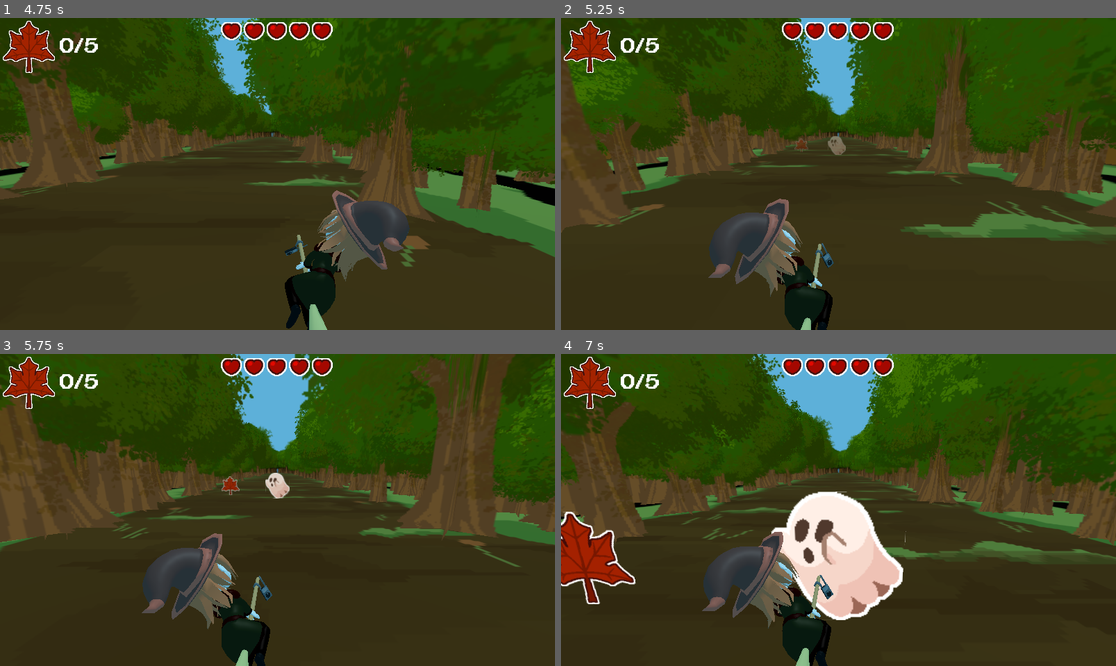
Above: before the commit, frames 1-4 (two rows, left to right).
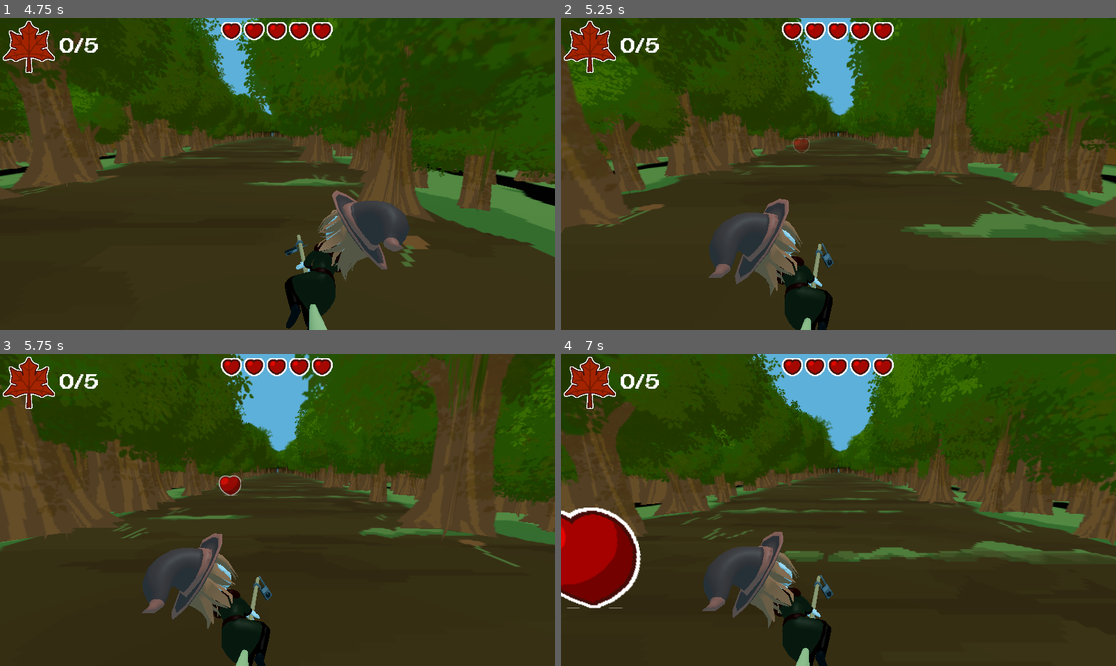
Above: after the commit, the same moments.

Repository: wewewer123/Cozy-Chaos-Fall-2025
Game: Godot game, scene res://scenes/game/GameHolder.tscn
Same seed, same stepped clock (60 frames per second), same inputs: the game is played once before the commit and once after it.
Inputs (mouse positions are in pixels of both pictures, inside the frame that each line leads up to):
- Up to frame 1 (4.75 s): click "start" at 0.5 s; click "start" at 1.25 s; tap Enter at 2 s; move the mouse to (399, 158) at 2.02 s; hold D (right) 2.03-2.78 s; tap T at 2.1, 4.35 s; click (399, 158) at 2.17 s; move the mouse to (166, 189) at 2.77 s; hold A (left) 2.78-3.53 s; tap Y at 2.85 s; move the mouse to (333, 105) at 3.52 s; hold D (right) from 3.53 s (still down); tap Tab at 3.6 s; move the mouse to (249, 236) at 4.27 s; click (249, 236) at 4.42 s
- Up to frame 2 (5.25 s): move the mouse to (1005, 220) at 5.02 s; release D (right) at 5.03 s; hold A (left) from 5.03 s (still down); tap Y at 5.1 s
- Up to frame 3 (5.75 s): keep holding A (left)
- Up to frame 4 (7 s): keep holding A (left); move the mouse to (672, 463) at 5.77 s; tap Tab at 5.85 s; move the mouse to (866, 510) at 6.52 s; tap T at 6.6 s; click (866, 510) at 6.67 s

Frame 1 is identical in both runs. In frame 2, 0.2% of the frame differs, in the area x 41-52%, y 37-44%; in frame 3, 0.5%; in frame 4, 9.8%, in the area x 0-63%, y 44-86%.

Commit message:
Adds Spawner Strategies Pair And Single

Diff:
--- a/scripts/lane_objects/Spawner.gd
+++ b/scripts/lane_objects/Spawner.gd
@@ -5,6 +5,10 @@
 @export var ghost_inst: PackedScene
 @export var leaf_inst: PackedScene
 @export var heart_inst: PackedScene
+@export var fade_in_time := 1.0
+@export var spawn_strategie: SpawnStrategie = SpawnStrategie.Single
+
+enum SpawnStrategie { Single, Pair }
 
 var lanes: Array[Marker3D]
 var rng := RandomNumberGenerator.new()
@@ -60,16 +64,45 @@
 	return _spawn_packed_at(packed, parent, index)
 
 # One-call convenience: spawns an item and an obstacle on DISTINCT lanes.
-func spawn_pair(item_parent: Node, obstacle_parent: Node) -> Dictionary:
+func spawn(parent: Node, player_locator:PlayerLocator) -> void:
+	match spawn_strategie:
+		SpawnStrategie.Single:
+			spawn_single(parent, player_locator)
+		SpawnStrategie.Pair:
+			spawn_pair(parent, player_locator)
+
+func spawn_single(parent: Node, player_locator:PlayerLocator) -> void:
+	var lane_object:CollisionObject
+
+	if randi_range(0, 1) == 0:
+		lane_object = spawn_item(parent, _pick_lane())
+	else:
+		lane_object = spawn_obstacle(parent, _pick_lane())
+
+	lane_object.init(player_locator)
+
+	await fade_in([lane_object])
+
+func spawn_pair(parent: Node, player_locator:PlayerLocator) -> void:
 	var lane_item := _pick_lane()
 	var lane_obstacle := _pick_lane(lane_item)
 
-	var item := spawn_item(item_parent, lane_item)
-	var obstacle := spawn_obstacle(obstacle_parent, lane_obstacle)
+	var item := spawn_item(parent, lane_item)
+	var obstacle := spawn_obstacle(parent, lane_obstacle)
 
-	return {
-		"item": item,
-		"item_lane": lane_item,
-		"obstacle": obstacle,
-		"obstacle_lane": lane_obstacle
-	}
+	item.init(player_locator)
+	obstacle.init(player_locator)
+
+	await fade_in([item,obstacle])
+
+func fade_in(objects : Array[CollisionObject]) -> void:
+	var t := 0.0
+	set_alpha_for_objects(objects,0)
+	while t < fade_in_time:
+		t += get_process_delta_time()
+		set_alpha_for_objects(objects, clamp(t / fade_in_time, 0.0, 1.0))
+		await get_tree().process_frame
+
+func set_alpha_for_objects(objects:Array[CollisionObject], alpha:float):
+	for child in objects:
+		child.set_texture_alpha(alpha)
--- a/scripts/world/main.gd
+++ b/scripts/world/main.gd
@@ -1,6 +1,5 @@
 extends Node3D
 @export var max_lanes = 3
-@export var fade_in_time = 1
 
 @onready var spawner: Spawner = $Spawner
 @onready var player: PlayerObject = $Player
@@ -23,28 +22,4 @@
 	player.player_died.connect(_hud.on_player_death)
 
 func _on_lane_spawn_timer_timeout() -> void:
-	var result := spawner.spawn_pair($Items, $Obstacles)
-	var item : CollisionObject = result["item"]
-	var obstacle : CollisionObject = result["obstacle"]
-
-	item.init(player_locator)
-	obstacle.init(player_locator)
-	item.connect("collided_with_player", self._on_collision)
-	obstacle.connect("collided_with_player", self._on_collision)
-
-	await fade_in(item,obstacle)
-
-func fade_in(item, obstacle : CollisionObject) -> void:
-	var t := 0.0
-	item.set_texture_alpha(0)
-	obstacle.set_texture_alpha(0)
-	while t < fade_in_time:
-		t += get_process_delta_time()
-		item.set_texture_alpha(clamp(t / fade_in_time, 0.0, 1.0))
-		obstacle.set_texture_alpha(clamp(t / fade_in_time, 0.0, 1.0))
-		await get_tree().process_frame
-
-func _on_collision(collision_type: int, player: Node3D) -> void:
-	# You don’t touch player stats here — that’s handled in apply_effect().
-	# This is just for cross-cutting concerns like sound, particles, UI.
-	pass
+	spawner.spawn($Items, player_locator)
